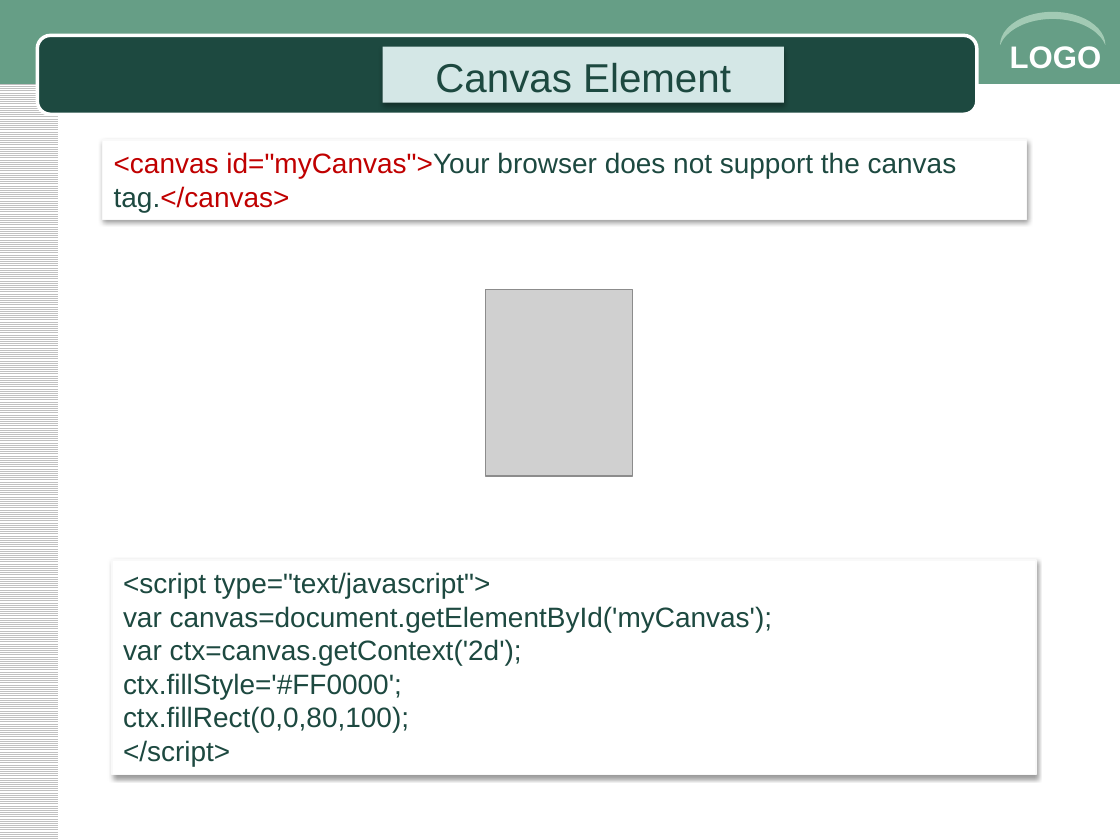
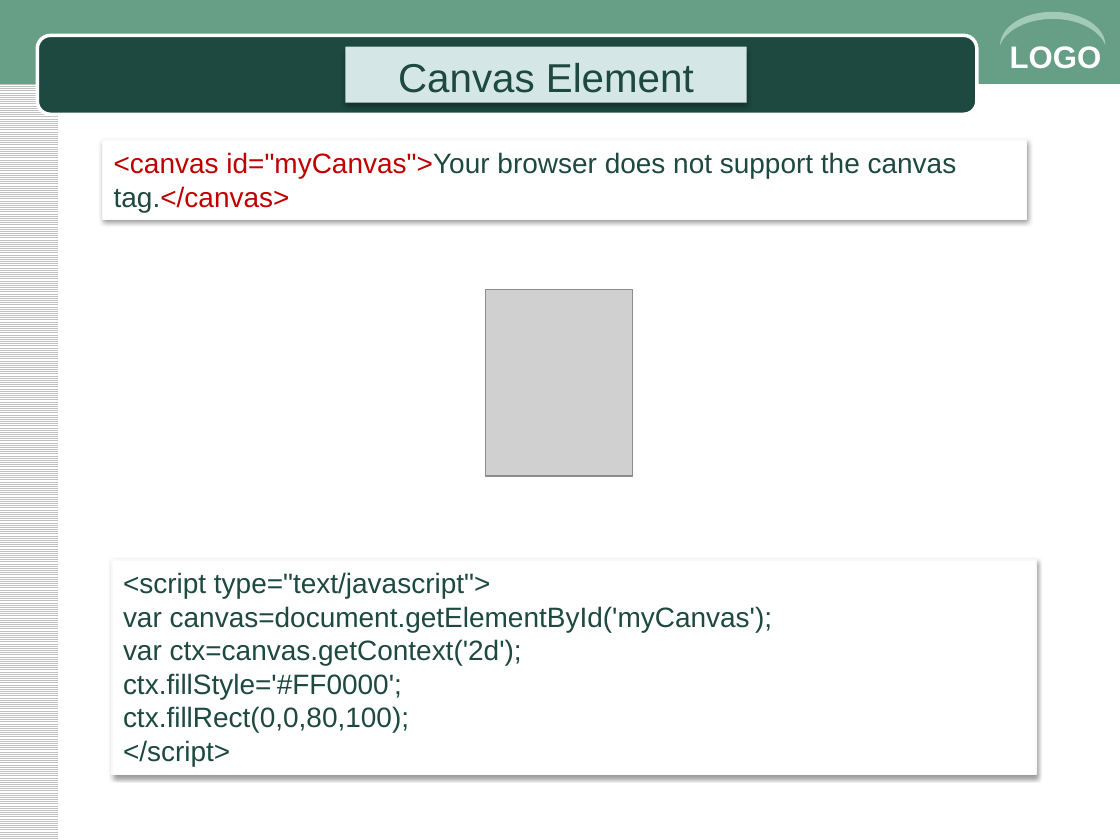
Before and after one commit to matoit1/d3khtn, a slide deck: slide 14 of CN LTHD/Sermina/HTML5.pptx. Drawn at 1120x840 pixels with LibreOffice and Linux fonts; fonts in the diff are those of the drawing; grey boxes stand for pictures. Boxes give left, top, right and bottom in pixels: in the first picture for what was removed or moved away, otherwise in the second. Text is boxed around its words. In the diff, an @@ line names an element or a change of style, - is before the commit and + after.

```diff
--- a/CN LTHD/Sermina/HTML5.pptx
+++ b/CN LTHD/Sermina/HTML5.pptx
@@ text "Canvas Element": place and size @@
-text "Canvas Element" at (383, 47, 784, 103)
+text "Canvas Element" at (345, 47, 746, 103)
```
Also in this commit, not shown: 2 other slides changed, 1 slide added, 1 slide removed.
